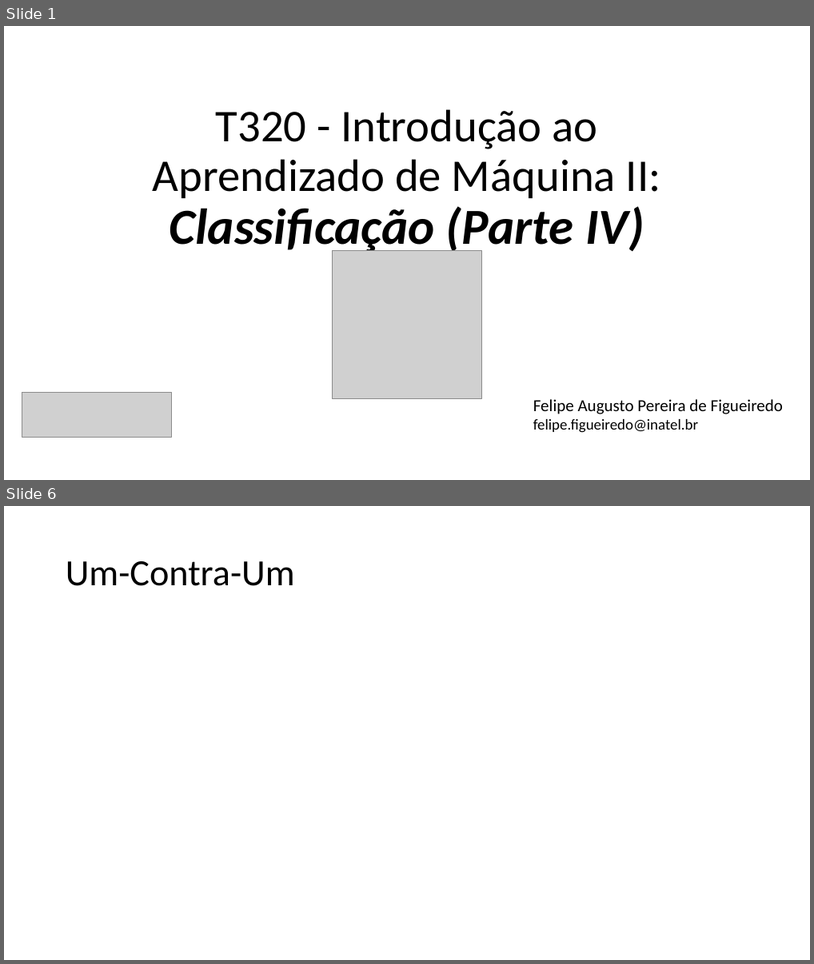
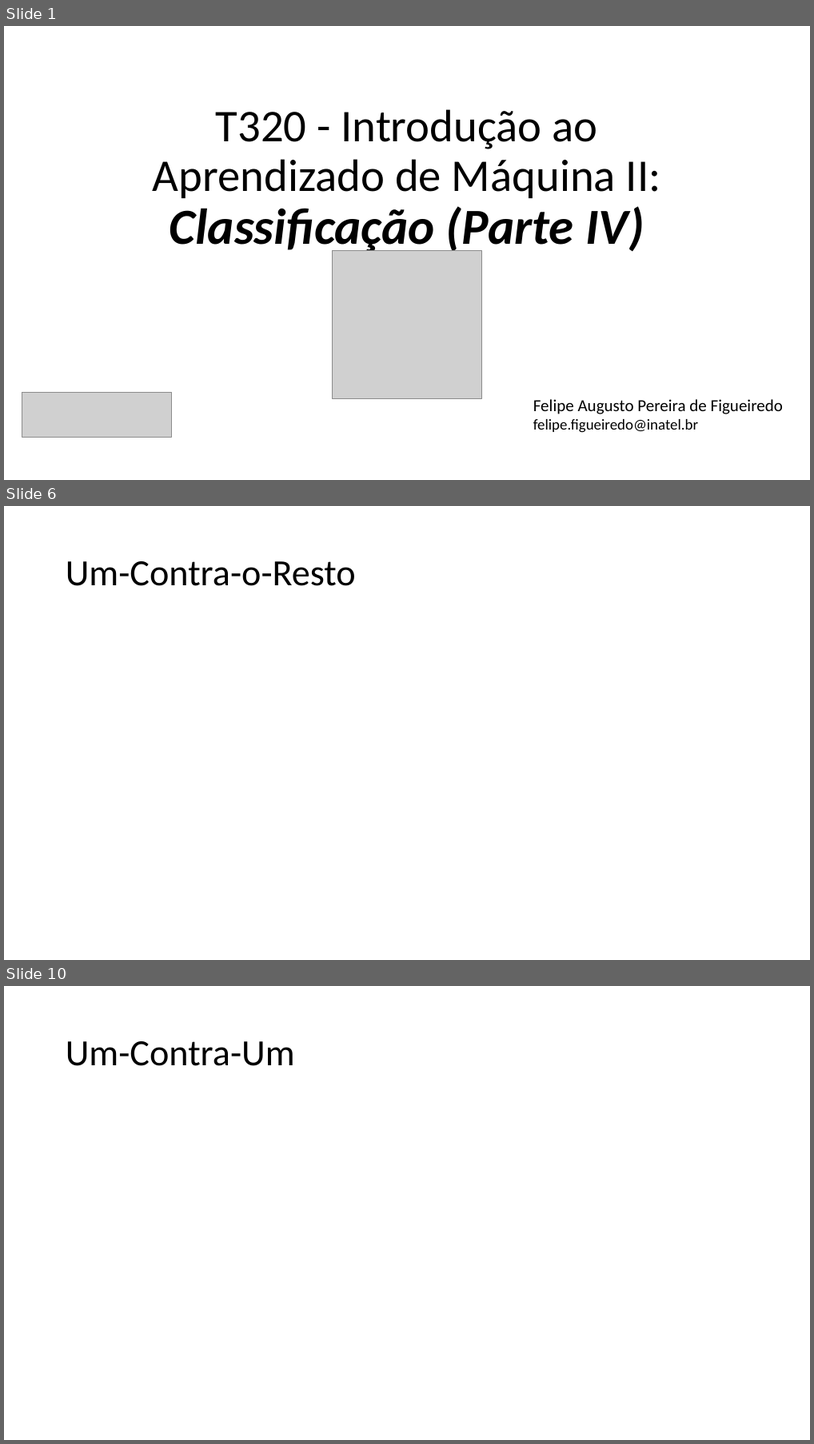
Before and after one commit to zz4fap/t320_aprendizado_de_maquina, a slide deck: slides/T320_Classificação (Parte IV).pptx. Shown one above the other, each under a label of ours: slides 1 and 6 before the commit, slides 1, 6 and 10 after it; the slides between them are not shown. The pictures are 814x964 and 814x1444 pixels, drawn with LibreOffice and Linux fonts; fonts in the diff are those of the drawing; grey boxes stand for pictures. Boxes give left, top, right and bottom in pixels: in the first picture for what was removed or moved away, otherwise in the second. Text is boxed around its words. In the diff, an @@ line names an element or a change of style, - is before the commit and + after.

```diff
--- a/slides/T320_Classificação (Parte IV).pptx
+++ b/slides/T320_Classificação (Parte IV).pptx
@@ slide 6 added at (4,506,810,960), background #FFFFFF @@
@@ title added at (66,561,356,586), 44 pt, text #000000 @@
+Um-Contra-o-Resto
@@ what was slide 6 is now slide 10 @@
```
Also in this commit, not shown: 5 slides changed, 6 other slides added, 1 other file.
